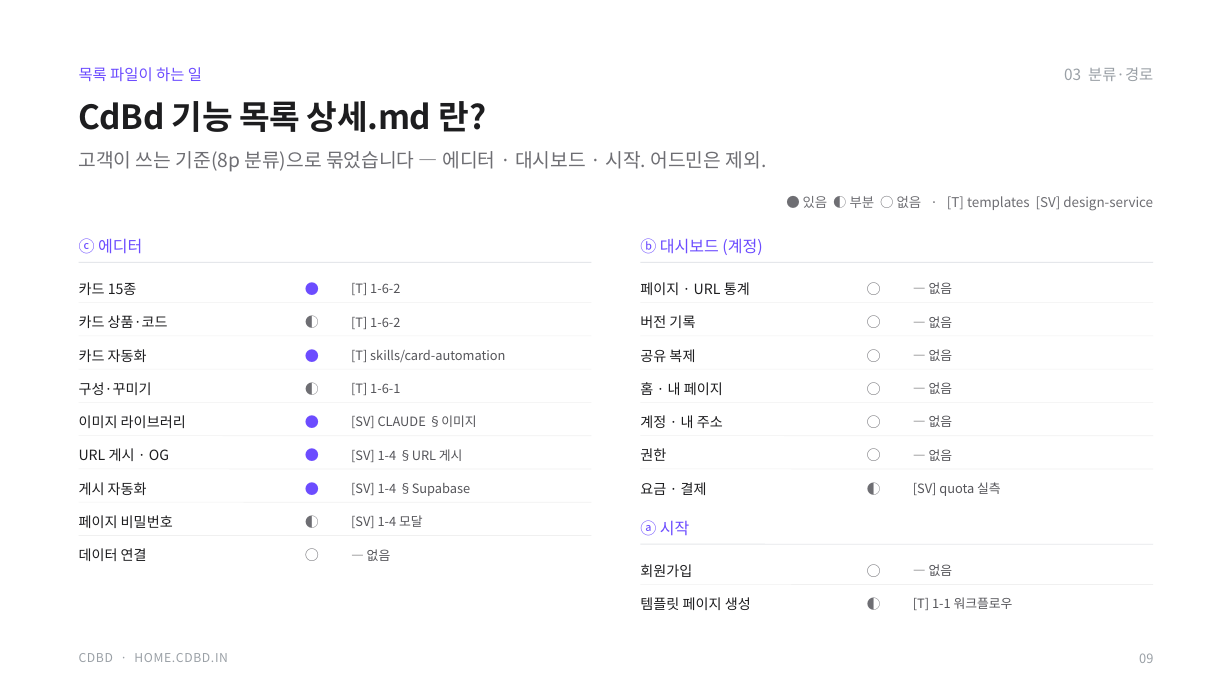
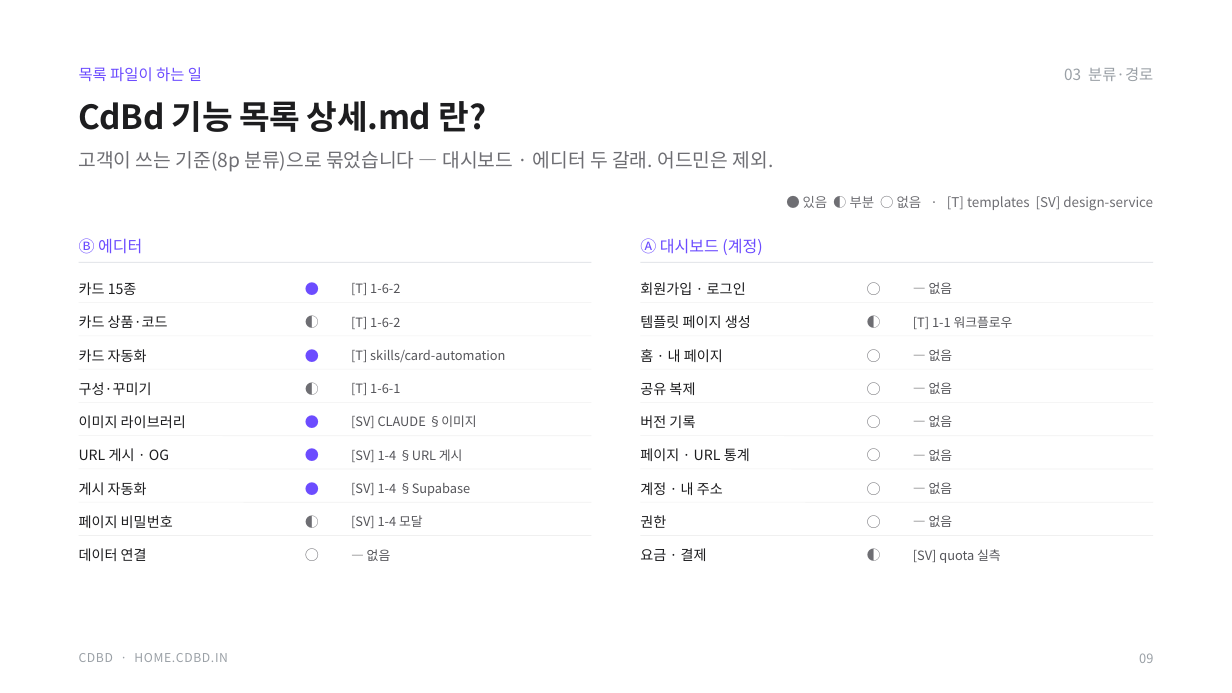
Before and after one commit to CdBd-in/design, a slide deck: slide 10 of CdBd 기능 문서 구조 설계.pptx. Drawn at 1232x693 pixels with LibreOffice and Linux fonts; fonts in the diff are those of the drawing. Boxes give left, top, right and bottom in pixels: in the first picture for what was removed or moved away, otherwise in the second. Text is boxed around its words. In the diff, an @@ line names an element or a change of style, - is before the commit and + after.

```diff
--- a/CdBd 기능 문서 구조 설계.pptx
+++ b/CdBd 기능 문서 구조 설계.pptx
@@ text at (79, 151, 774, 172): text changed @@
-고객이 쓰는 기준(8p 분류)으로 묶었습니다 — 에디터 · 대시보드 · 시작. 어드민은 제외.
+고객이 쓰는 기준(8p 분류)으로 묶었습니다 — 대시보드 · 에디터 두 갈래. 어드민은 제외.
@@ text at (79, 238, 142, 254): text changed @@
-ⓒ 에디터
+Ⓑ 에디터
@@ text at (640, 238, 762, 255): text changed @@
-ⓑ 대시보드 (계정)
+Ⓐ 대시보드 (계정)
@@ text at (640, 282, 746, 295): text changed @@
-페이지 · URL 통계
+회원가입 · 로그인
@@ text "템플릿 페이지 생성": place and size @@
-text "템플릿 페이지 생성" at (640, 597, 751, 610)
+text "템플릿 페이지 생성" at (640, 315, 751, 328)
@@ text at (867, 305, 904, 335): text changed @@
-○
+◐
@@ text at (913, 316, 1013, 329): text changed @@
-— 없음
+[T] 1-1 워크플로우
@@ text "홈 · 내 페이지": place and size @@
-text "홈 · 내 페이지" at (640, 382, 723, 395)
+text "홈 · 내 페이지" at (640, 349, 723, 362)
@@ text "공유 복제": place and size @@
-text "공유 복제" at (640, 349, 695, 362)
+text "공유 복제" at (640, 382, 695, 395)
@@ text "버전 기록": place and size @@
-text "버전 기록" at (640, 315, 695, 328)
+text "버전 기록" at (640, 415, 695, 428)
@@ text added at (640, 448, 750, 461), 11 pt, text #1D1D1F @@
+페이지 · URL 통계
@@ text at (867, 471, 904, 501): text changed @@
-◐
+○
@@ line moved from (640, 544) - (1153, 544) to (640, 502) - (1153, 502) @@
@@ line (640, 502) - (1153, 502): stroke #E5E7EB 0.75 pt to #F0F0F0 0.5 pt @@
@@ text at (867, 505, 904, 534): text changed @@
-◐
+○
@@ text "— 없음": place and size @@
-text "— 없음" at (929, 564, 953, 576)
+text "— 없음" at (929, 515, 953, 527)
@@ text added at (929, 482, 953, 494), 10 pt, text #55555A @@
+— 없음
@@ line moved from (640, 585) - (1153, 585) to (640, 535) - (1153, 535) @@
@@ text removed at (640, 520, 689, 536) @@
-ⓐ 시작
@@ text at (867, 538, 904, 567): text changed @@
-○
+◐
@@ 4 texts: place and size @@
-4 texts at (640, 415, 1001, 496)
+4 texts at (640, 482, 1001, 563)
@@ text removed at (640, 564, 692, 577) @@
-회원가입
@@ text removed at (913, 597, 1013, 610) @@
-[T] 1-1 워크플로우
```
Also in this commit, not shown: 4 other slides changed.
